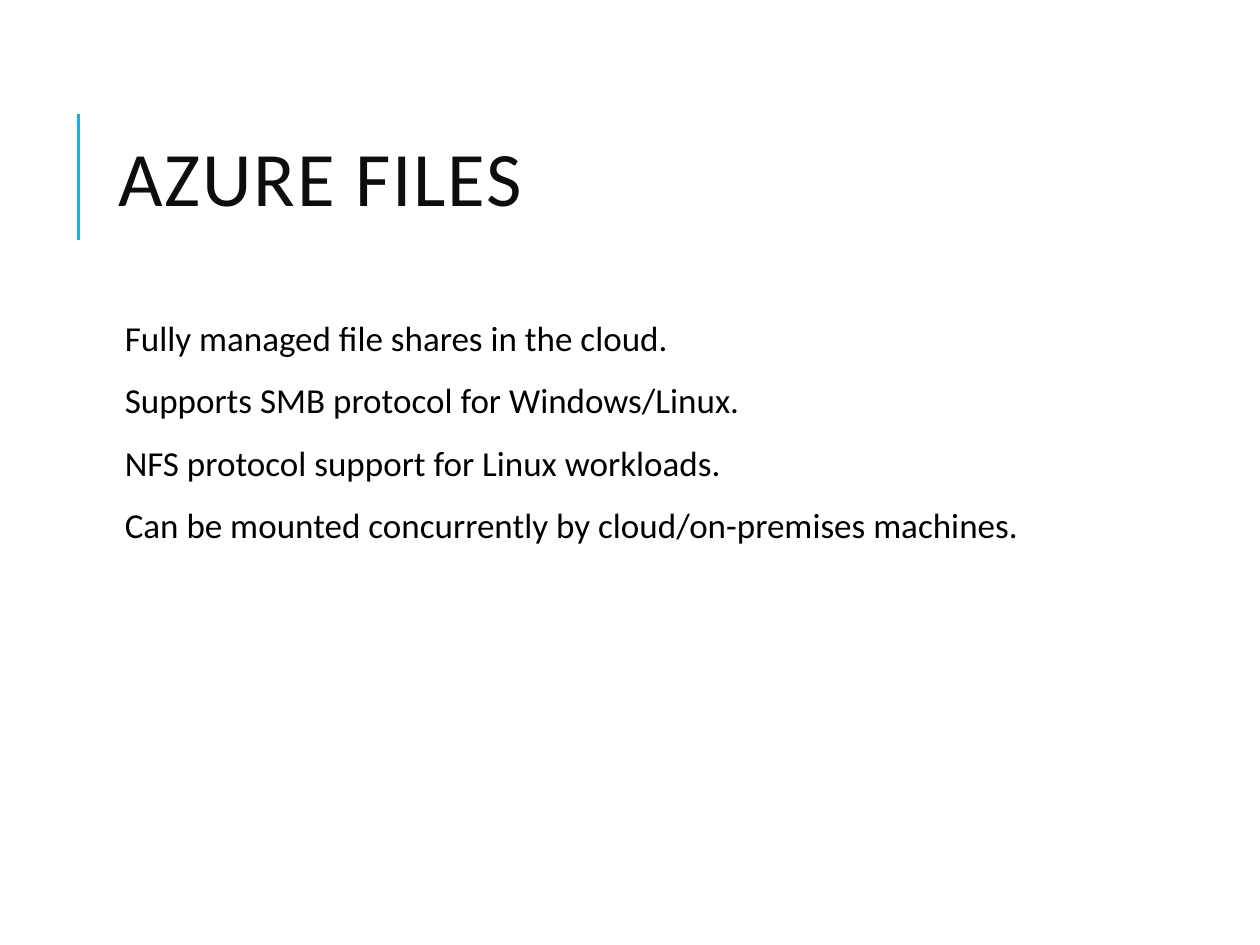
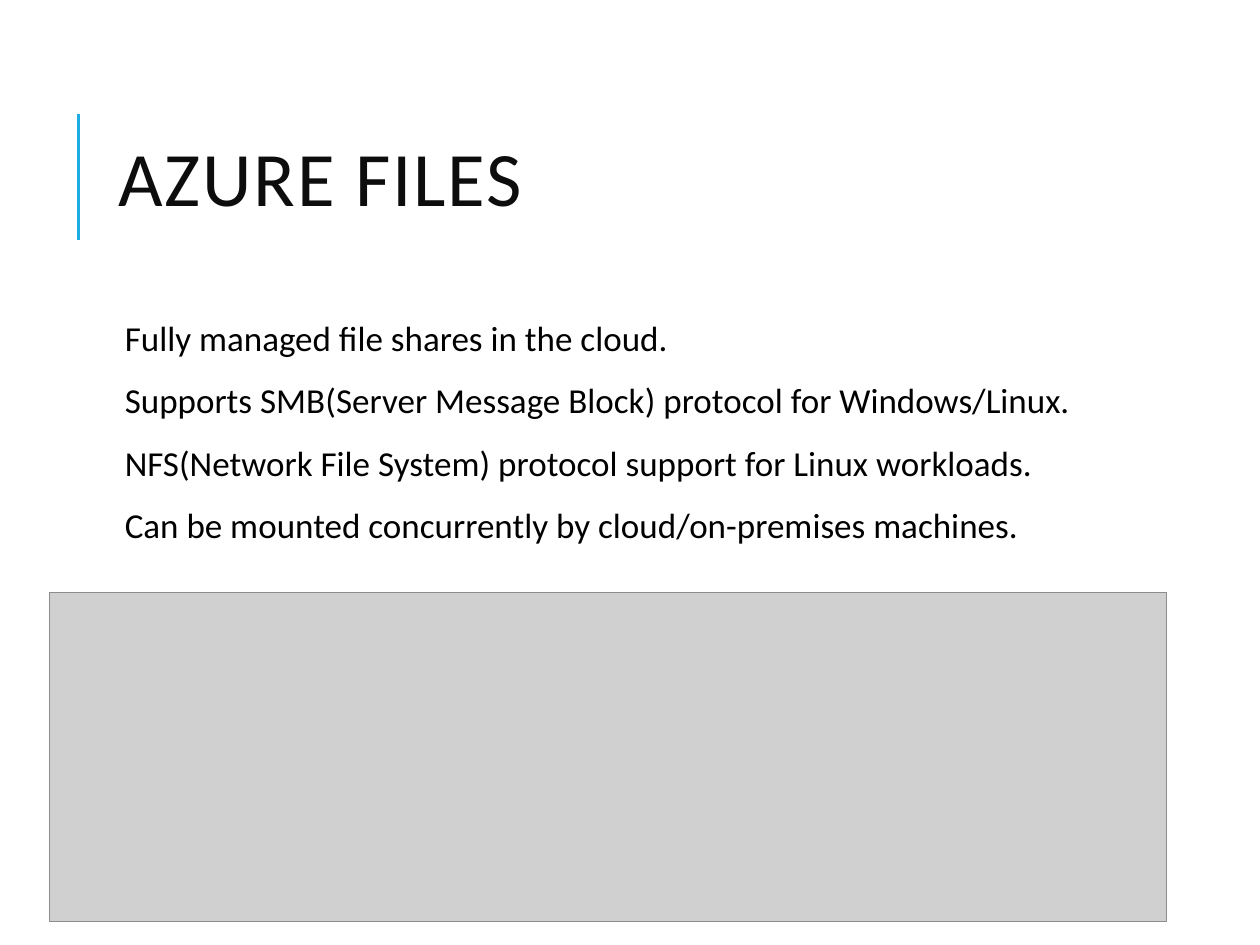
Before and after one commit to vivek1570/DE-Content-WithSnowflakes, a slide deck: slide 8 of Week-1/Day-2/Azure_Storage_Deep_Dive.pptx (slide 7 before the commit). Drawn at 1260x945 pixels with LibreOffice and Linux fonts; fonts in the diff are those of the drawing; grey boxes stand for pictures. Boxes give left, top, right and bottom in pixels: in the first picture for what was removed or moved away, otherwise in the second. Text is boxed around its words. In the diff, an @@ line names an element or a change of style, - is before the commit and + after.

```diff
--- a/Week-1/Day-2/Azure_Storage_Deep_Dive.pptx
+++ b/Week-1/Day-2/Azure_Storage_Deep_Dive.pptx
@@ text at bbox=[125, 387, 1069, 482]: text changed @@
-  Supports SMB protocol for Windows/Linux.
-  NFS protocol support for Linux workloads.
+  Supports SMB(Server Message Block) protocol for Windows/Linux.
+  NFS(Network File System) protocol support for Linux workloads.
@@ picture added at bbox=[49, 592, 1166, 921] @@
```
Also in this commit, not shown: 3 other slides changed, 1 slide added, 2 other files.
